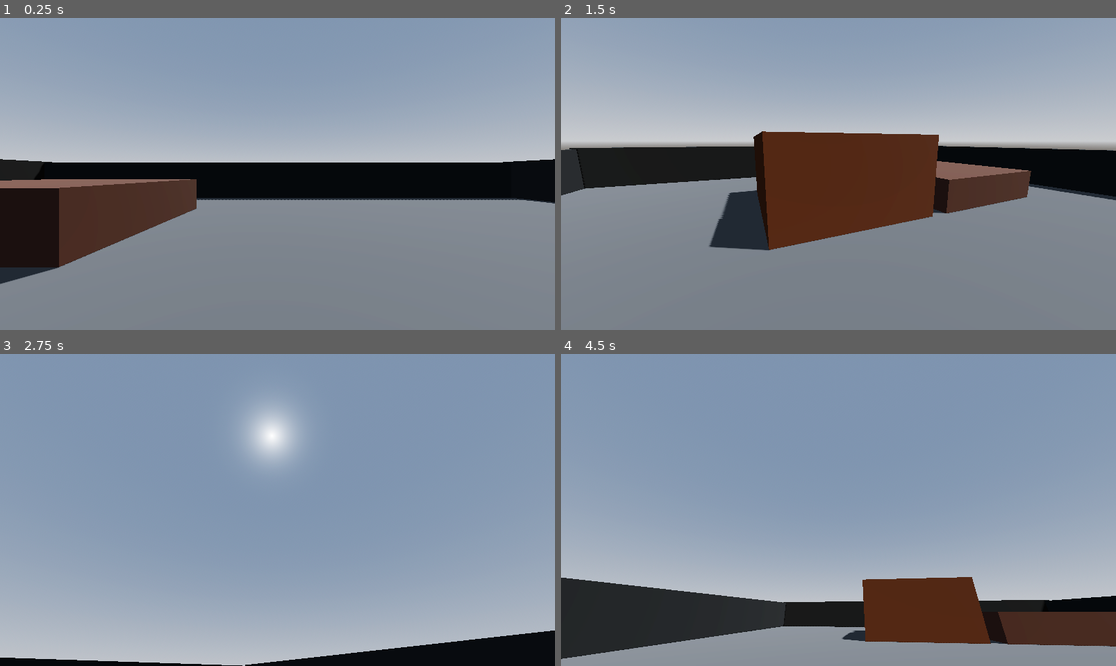
Above: before the commit, frames 1-4 (two rows, left to right).
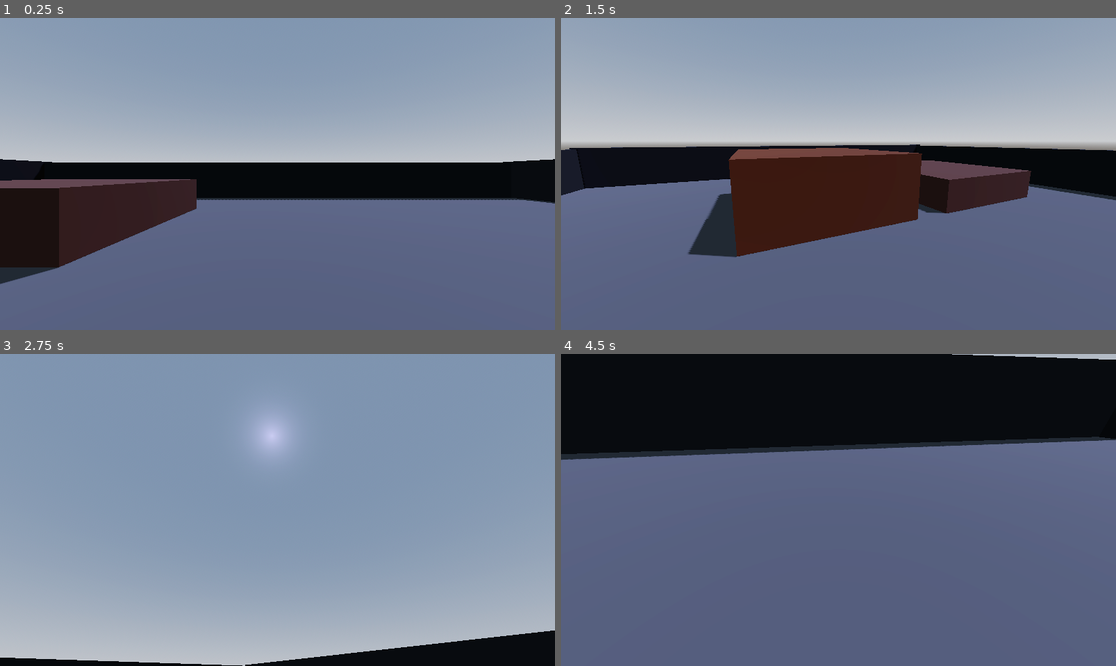
Above: after the commit, the same moments.

Repository: C4Claymore224/DoorDashGame
Game: Godot game, scene res://Scenes/world.tscn
Two runs of this game, one before a commit and one after it. Both use one fixed random seed, a clock stepped at 60 frames per second and the inputs below.
Inputs (mouse positions are in pixels of both pictures, inside the frame that each line leads up to):
- Up to frame 1 (0.25 s): no input
- Up to frame 2 (1.5 s): move the mouse to (960, 158) at 0.52 s; hold D (right) 0.53-1.28 s; hold Shift (Sprint) 0.53-1.28 s; click (960, 158) at 0.67 s; tap Space (jump) at 0.77 s; move the mouse to (727, 189) at 1.27 s; hold S (back) from 1.28 s (still down); tap W (frount) at 1.35 s; click (727, 189) at 1.42 s
- Up to frame 3 (2.75 s): tap Space (jump) at 1.52 s; move the mouse to (333, 441) at 2.02 s; release S (back) at 2.03 s; hold D (right) from 2.03 s (still down); hold Shift (Sprint) from 2.03 s (still down); click (333, 441) at 2.17 s
- Up to frame 4 (4.5 s): move the mouse to (810, 572) at 2.77 s; release Shift (Sprint) at 2.78 s; tap W (frount) at 2.85, 4.35 s; click (810, 572) at 2.92 s; tap Space (jump) at 3.02, 3.77 s; move the mouse to (1005, 556) at 3.52 s; release D (right) at 3.53 s; hold Shift (Sprint) 3.53-4.28 s; hold A (left) from 3.53 s (still down); click (1005, 556) at 3.67 s; tap Escape at 4.15 s; move the mouse to (672, 463) at 4.27 s; click (672, 463) at 4.42 s

The runs differ from the first frame. In frame 1, 37% of the frame differs, in the area x 0-100%, y 51-100%; in frame 2, 48%; in frame 3, 0.9%; in frame 4, 100%, in the area x 0-100%, y 0-100%.

Commit message:
minor fixes

Diff:
--- a/Scenes/world.tscn
+++ b/Scenes/world.tscn
@@ -34,7 +34,10 @@
 
 [node name="DirectionalLight3D" type="DirectionalLight3D" parent="."]
 transform = Transform3D(-0.866025, -0.433013, 0.25, 0, 0.5, 0.866025, -0.5, 0.75, -0.433013, 14.4767, 4.01068, -0.222532)
+light_color = Color(0.66426, 0.673525, 0.891126, 1)
+light_cull_mask = 4293918721
 shadow_enabled = true
+shadow_caster_mask = 4293918721
 
 [node name="Player" parent="." instance=ExtResource("1_a02cp")]
 transform = Transform3D(1, 0, 0, 0, 1, 0, 0, 0, 1, 0, 1.64776, 0.735205)
@@ -43,7 +46,7 @@
 transform = Transform3D(1, 0, 0, 0, 1, 0, 0, 0, 1, 0.00767708, 0, -0.0253477)
 material_override = SubResource("StandardMaterial3D_a02cp")
 use_collision = true
-size = Vector3(42.979, 0.002, 36.568)
+size = Vector3(61.9417, 0.002, 81.6699)
 
 [node name="CSGBox3D2" type="CSGBox3D" parent="."]
 transform = Transform3D(1, 0, 0, 0, 1, 0, 0, 0, 1, -21.2566, 1.62844, -0.0654583)
@@ -76,7 +79,7 @@
 size = Vector3(8.57019, 1.8186, 7.94824)
 
 [node name="CSGBox3D7" type="CSGBox3D" parent="."]
-transform = Transform3D(1, 0, 0, 0, 1, 0, 0, 0, 1, -9.30222, 2.05023, 1.04369)
+transform = Transform3D(1, 0, 0, 0, 1, 0, 0, 0, 1, -9.30222, 1.61798, 2.06148)
 material_override = SubResource("StandardMaterial3D_8j60k")
 use_collision = true
-size = Vector3(8.57019, 4.09204, 7.94824)
+size = Vector3(8.57019, 3.22754, 7.94824)
--- a/code/player.gd
+++ b/code/player.gd
@@ -16,16 +16,22 @@
 
 var gravity = 9.2
 
-var mouse_pos
+var mouse_captured : bool = false
 
 func _ready() -> void:
-	pass
+	capture_mouse()
 
 func _unhandled_input(event: InputEvent) -> void:
-	if event is InputEventMouseMotion:
+	if mouse_captured and event is InputEventMouseMotion:
 		head.rotate_y(-event.relative.x * sensitivity)
 		camera_3d.rotate_x(-event.relative.y * sensitivity)
 		camera_3d.rotation.x = clamp(camera_3d.rotation.x, deg_to_rad(-60), deg_to_rad(40))
+
+	if Input.is_mouse_button_pressed(MOUSE_BUTTON_LEFT):
+		capture_mouse()
+
+	if Input.is_key_pressed(KEY_ESCAPE):
+		release_mouse()
 
 func _physics_process(delta: float) -> void:
 
@@ -48,6 +54,7 @@
 		velocity.x = move_toward(velocity.x, 0, speed * delta)
 		velocity.z = move_toward(velocity.z, 0, speed * delta)
 
+
 	#handle sprint
 	if Input.is_action_pressed("Sprint"):
 		speed = SPRINT_SPEED
@@ -64,3 +71,11 @@
 	var pos = Vector3.ZERO
 	pos.y = sin(time * BOB_FREQ) * BOB_AMP
 	return pos
+
+func release_mouse() -> void:
+	Input.set_mouse_mode(Input.MOUSE_MODE_VISIBLE)
+	mouse_captured = false
+
+func capture_mouse() -> void:
+	Input.set_mouse_mode(Input.MOUSE_MODE_CAPTURED)
+	mouse_captured = true
